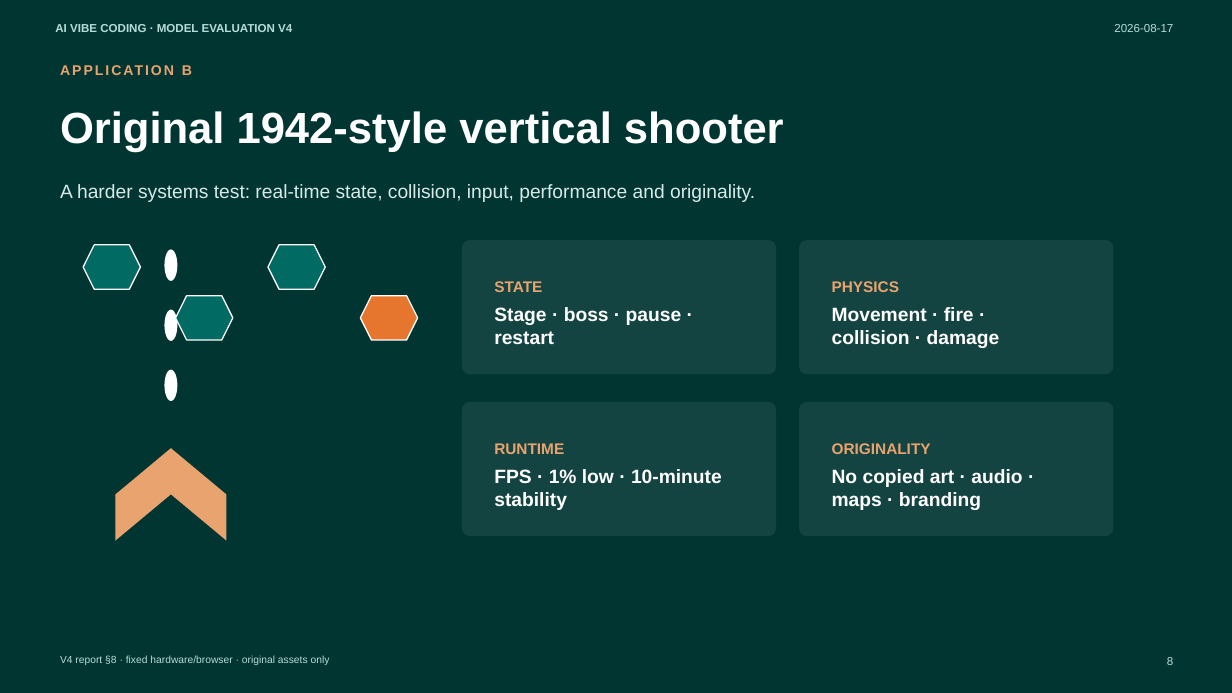
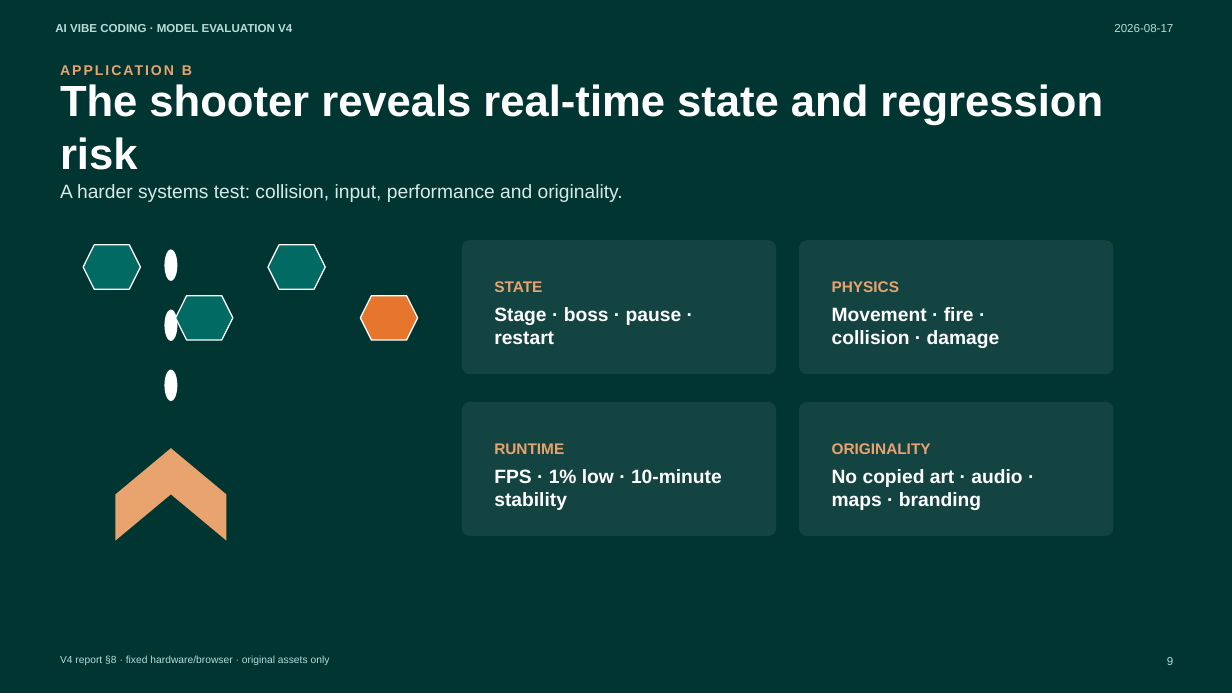
Before and after one commit to corgimomo2023/company-fullstack-scaffold, a slide deck: slide 9 of docs/reports/ai-vibe-coding-model-comparison-v4-deck.pptx (slide 8 before the commit). Drawn at 1232x693 pixels with LibreOffice and Linux fonts; fonts in the diff are those of the drawing. Boxes give left, top, right and bottom in pixels: in the first picture for what was removed or moved away, otherwise in the second. Text is boxed around its words. In the diff, an @@ line names an element or a change of style, - is before the commit and + after.

```diff
--- a/docs/reports/ai-vibe-coding-model-comparison-v4-deck.pptx
+++ b/docs/reports/ai-vibe-coding-model-comparison-v4-deck.pptx
@@ text at box(60, 84, 1103, 170): text changed @@
-Original 1942-style vertical shooter
+The shooter reveals real-time state and regression risk
@@ text at box(60, 184, 623, 202): text changed @@
-A harder systems test: real-time state, collision, input, performance and originality.
+A harder systems test: collision, input, performance and originality.
```
Also in this commit, not shown: 3 other slides changed, 1 slide added, 2 other files.
